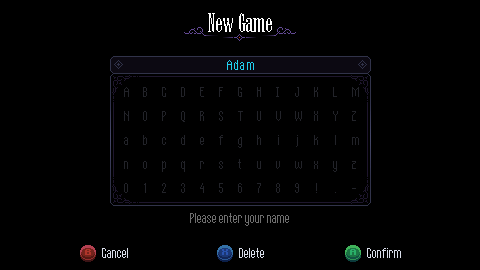
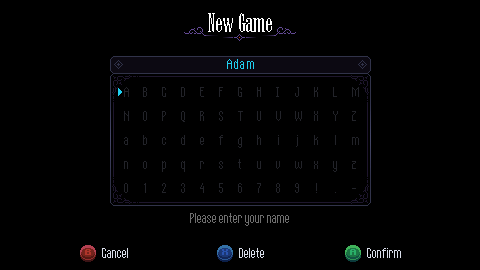
Two versions of the same layered image (480x270). Layer-by-layer changes:
painted on "players-name" over [227,59,254,70]
showed "cursor" over [118,88,122,96]
